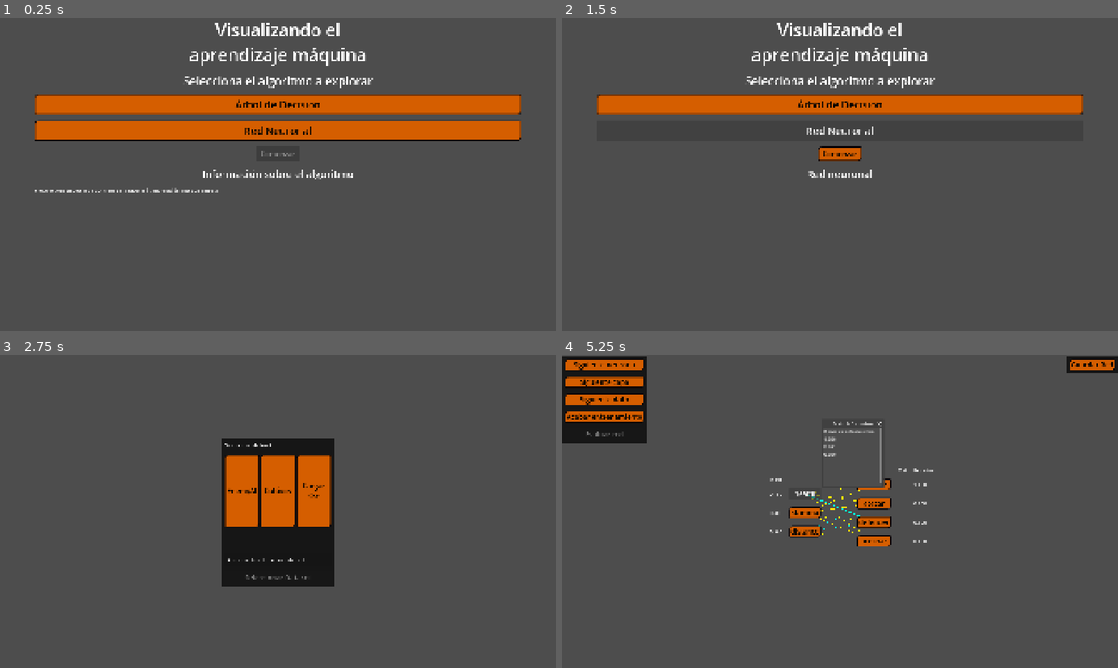
Above: before the commit, frames 1-4 (two rows, left to right).
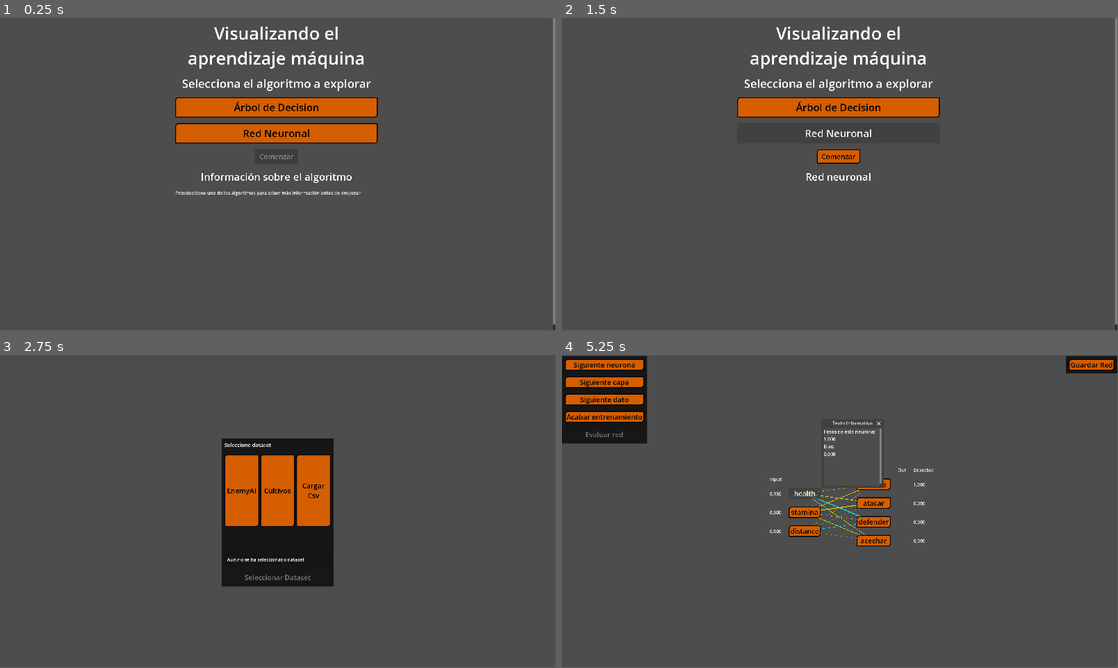
Above: after the commit, the same moments.

Repository: HectorAldao/visualizing_machine_learning
Game: Godot game, scene res://scenes/menus/main_menu.tscn
The game is run twice, just before and just after one commit, with the same random seed, the same clock (stepped at 60 frames per second) and the same inputs.
Inputs:
- Up to frame 1 (0.25 s): no input
- Up to frame 2 (1.5 s): click "Árbol de Decision" at 0.5 s; click "Red Neuronal" at 1.25 s
- Up to frame 3 (2.75 s): click "Comenzar" at 2 s
- Up to frame 4 (5.25 s): click "EnemyAI" at 2.75 s; click "Seleccionar Dataset" at 3.5 s; click "Entrenar Red" at 4.25 s; click "health" at 5 s
The window is 800x450 before the commit and 799x449 after it. Grey fills any space a smaller window leaves; there, only what the larger window draws over its background counts as a difference.

The runs differ from the first frame. In frame 1, 12% of the frame differs, in the area x 6-100%, y 0-100%; in frame 2, 7.8%; in frame 3, 0.9%; in frame 4, 2.1%.

Commit message:
feat: prueba movil 3

Diff:
--- a/godot_project/project.godot
+++ b/godot_project/project.godot
@@ -31,8 +31,6 @@
 
 window/size/viewport_width=1920
 window/size/viewport_height=1080
-window/stretch/mode="canvas_items"
-window/stretch/aspect="expand"
 
 [gui]
 
--- a/godot_project/scenes/menus/main_menu.gd
+++ b/godot_project/scenes/menus/main_menu.gd
@@ -90,13 +90,18 @@
 
 func _update_size() -> void:
 	var viewport: Viewport = get_viewport()
-	var visible_size: Vector2 = viewport.get_visible_rect().size
 	var window_size: Vector2 = Vector2(get_window().size)
-	var canvas_scale: float = min(
-		window_size.x / visible_size.x,
-		window_size.y / visible_size.y
-	)
-	var available_width_px: float = window_size.x - horizontal_margin * 2.0
-	var available_height_px: float = window_size.y - horizontal_margin * 2.0
-	panelcontainer.custom_minimum_size.x = min(max_width, available_width_px) / canvas_scale
-	panelcontainer.custom_minimum_size.y = available_height_px / canvas_scale
+	var display_scale: float = DisplayServer.screen_get_scale()
+	if display_scale <= 0.0:
+		display_scale = 1.0
+
+	var canvas_scale: Vector2 = viewport.get_stretch_transform().get_scale() / display_scale
+	if canvas_scale.x <= 0.0 or canvas_scale.y <= 0.0:
+		var visible_size: Vector2 = viewport.get_visible_rect().size
+		canvas_scale = (window_size / display_scale) / visible_size
+
+	var visual_window_size: Vector2 = window_size / display_scale
+	var available_width: float = maxf(0.0, visual_window_size.x - horizontal_margin * 2.0)
+	var available_height: float = maxf(0.0, visual_window_size.y - horizontal_margin * 2.0)
+	panelcontainer.custom_minimum_size.x = min(max_width, available_width) / canvas_scale.x
+	panelcontainer.custom_minimum_size.y = available_height / canvas_scale.y
--- a/godot_project/scenes/menus/main_menu.tscn
+++ b/godot_project/scenes/menus/main_menu.tscn
@@ -27,35 +27,32 @@
 grow_vertical = 2
 script = ExtResource("1_8gy84")
 
-[node name="MarginContainer" type="MarginContainer" parent="." unique_id=2019448492]
+[node name="ScrollContainer" parent="." unique_id=1226361611 instance=ExtResource("2_ovrgc")]
 layout_mode = 1
-anchors_preset = 15
-anchor_right = 1.0
-anchor_bottom = 1.0
-grow_horizontal = 2
-grow_vertical = 2
+
+[node name="MarginContainer" type="MarginContainer" parent="ScrollContainer" unique_id=2019448492]
+layout_mode = 2
+size_flags_horizontal = 3
+size_flags_vertical = 0
 theme_override_constants/margin_left = 10
 theme_override_constants/margin_top = 10
 theme_override_constants/margin_right = 10
 theme_override_constants/margin_bottom = 10
 
-[node name="CenterContainer" type="CenterContainer" parent="MarginContainer" unique_id=1435902856]
+[node name="CenterContainer" type="CenterContainer" parent="ScrollContainer/MarginContainer" unique_id=1435902856]
 layout_mode = 2
 
-[node name="PanelContainer" type="PanelContainer" parent="MarginContainer/CenterContainer" unique_id=1816542396]
+[node name="PanelContainer" type="PanelContainer" parent="ScrollContainer/MarginContainer/CenterContainer" unique_id=1816542396]
 unique_name_in_owner = true
 custom_minimum_size = Vector2(675, 1000)
 layout_mode = 2
 theme = SubResource("Theme_6bivr")
 
-[node name="ScrollContainer" parent="MarginContainer/CenterContainer/PanelContainer" unique_id=1226361611 instance=ExtResource("2_ovrgc")]
-layout_mode = 2
-
-[node name="VBoxContainer" type="VBoxContainer" parent="MarginContainer/CenterContainer/PanelContainer/ScrollContainer" unique_id=1982867266]
+[node name="VBoxContainer" type="VBoxContainer" parent="ScrollContainer/MarginContainer/CenterContainer/PanelContainer" unique_id=1982867266]
 layout_mode = 2
 size_flags_horizontal = 3
 
-[node name="MainLabel" type="Label" parent="MarginContainer/CenterContainer/PanelContainer/ScrollContainer/VBoxContainer" unique_id=201382217]
+[node name="MainLabel" type="Label" parent="ScrollContainer/MarginContainer/CenterContainer/PanelContainer/VBoxContainer" unique_id=201382217]
 layout_mode = 2
 text = "Visualizando el
 aprendizaje máquina"
@@ -63,31 +60,31 @@
 horizontal_alignment = 1
 autowrap_mode = 3
 
-[node name="VBoxContainerMenu" type="VBoxContainer" parent="MarginContainer/CenterContainer/PanelContainer/ScrollContainer/VBoxContainer" unique_id=1578589725]
+[node name="VBoxContainerMenu" type="VBoxContainer" parent="ScrollContainer/MarginContainer/CenterContainer/PanelContainer/VBoxContainer" unique_id=1578589725]
 layout_mode = 2
 size_flags_vertical = 4
 
-[node name="OptionsLabel" type="Label" parent="MarginContainer/CenterContainer/PanelContainer/ScrollContainer/VBoxContainer/VBoxContainerMenu" unique_id=1452108106]
+[node name="OptionsLabel" type="Label" parent="ScrollContainer/MarginContainer/CenterContainer/PanelContainer/VBoxContainer/VBoxContainerMenu" unique_id=1452108106]
 layout_mode = 2
 text = "Selecciona el algoritmo a explorar"
 label_settings = SubResource("LabelSettings_ovrgc")
 horizontal_alignment = 1
 
-[node name="DTreeButton" type="Button" parent="MarginContainer/CenterContainer/PanelContainer/ScrollContainer/VBoxContainer/VBoxContainerMenu" unique_id=514394525]
+[node name="DTreeButton" type="Button" parent="ScrollContainer/MarginContainer/CenterContainer/PanelContainer/VBoxContainer/VBoxContainerMenu" unique_id=514394525]
 unique_name_in_owner = true
 custom_minimum_size = Vector2(0, 70)
 layout_mode = 2
 theme_override_font_sizes/font_size = 35
 text = "Árbol de Decision"
 
-[node name="NeuralNetworkButton" type="Button" parent="MarginContainer/CenterContainer/PanelContainer/ScrollContainer/VBoxContainer/VBoxContainerMenu" unique_id=994976548]
+[node name="NeuralNetworkButton" type="Button" parent="ScrollContainer/MarginContainer/CenterContainer/PanelContainer/VBoxContainer/VBoxContainerMenu" unique_id=994976548]
 unique_name_in_owner = true
 custom_minimum_size = Vector2(0, 70)
 layout_mode = 2
 theme_override_font_sizes/font_size = 35
 text = "Red Neuronal"
 
-[node name="StartButton" type="Button" parent="MarginContainer/CenterContainer/PanelContainer/ScrollContainer/VBoxContainer" unique_id=1424195084]
+[node name="StartButton" type="Button" parent="ScrollContainer/MarginContainer/CenterContainer/PanelContainer/VBoxContainer" unique_id=1424195084]
 unique_name_in_owner = true
 custom_minimum_size = Vector2(150, 50)
 layout_mode = 2
@@ -95,16 +92,16 @@
 size_flags_vertical = 8
 text = "Comenzar"
 
-[node name="PanelContainerMenu" type="PanelContainer" parent="MarginContainer/CenterContainer/PanelContainer/ScrollContainer/VBoxContainer" unique_id=876910558]
+[node name="PanelContainerMenu" type="PanelContainer" parent="ScrollContainer/MarginContainer/CenterContainer/PanelContainer/VBoxContainer" unique_id=876910558]
 custom_minimum_size = Vector2(0, 400)
 layout_mode = 2
 size_flags_vertical = 4
 
-[node name="VBoxContainer" type="VBoxContainer" parent="MarginContainer/CenterContainer/PanelContainer/ScrollContainer/VBoxContainer/PanelContainerMenu" unique_id=1461954276]
+[node name="VBoxContainer" type="VBoxContainer" parent="ScrollContainer/MarginContainer/CenterContainer/PanelContainer/VBoxContainer/PanelContainerMenu" unique_id=1461954276]
 layout_mode = 2
 size_flags_vertical = 0
 
-[node name="TitleLabel" type="Label" parent="MarginContainer/CenterContainer/PanelContainer/ScrollContainer/VBoxContainer/PanelContainerMenu/VBoxContainer" unique_id=1851289427]
+[node name="TitleLabel" type="Label" parent="ScrollContainer/MarginContainer/CenterContainer/PanelContainer/VBoxContainer/PanelContainerMenu/VBoxContainer" unique_id=1851289427]
 unique_name_in_owner = true
 layout_mode = 2
 text = "Información sobre el algoritmo"
@@ -112,7 +109,7 @@
 horizontal_alignment = 1
 autowrap_mode = 3
 
-[node name="TextLabel" type="Label" parent="MarginContainer/CenterContainer/PanelContainer/ScrollContainer/VBoxContainer/PanelContainerMenu/VBoxContainer" unique_id=616165297]
+[node name="TextLabel" type="Label" parent="ScrollContainer/MarginContainer/CenterContainer/PanelContainer/VBoxContainer/PanelContainerMenu/VBoxContainer" unique_id=616165297]
 unique_name_in_owner = true
 layout_mode = 2
 size_flags_vertical = 0
Not shown, changed: docs/index.html
Not shown, changed: docs/index.pck
